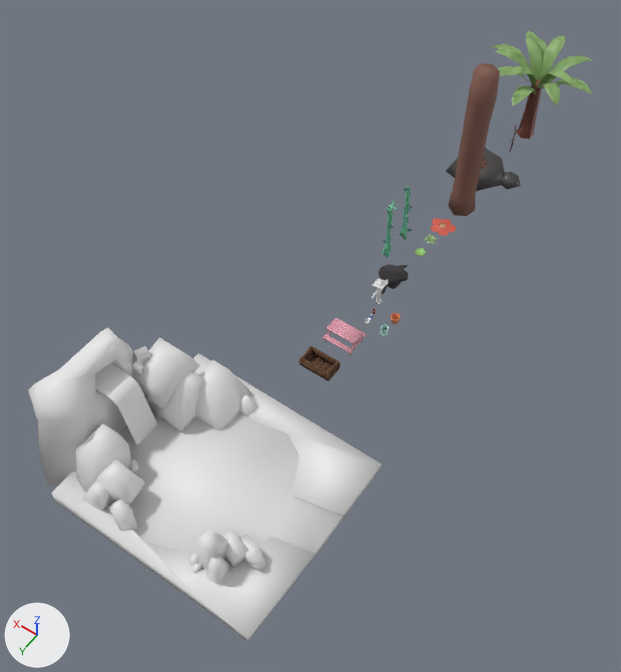
Renders of the FBX model Assets/Art Assets/Environment Assets/Capstone Master File.fbx from each side of a commit.
One viewpoint serves both versions: a camera (50 mm lens) standing at (-23.3, 42.8, 57.1) and looking at (2.3, 6.9, 0.7). Every picture has the same lights, and +X, +Y and +Z are marked at lower left. Where no turn or scale is listed for an object, it has been applied to the vertices.

Names of what the first picture shows: '2 rock', '2 rock.001', '2 rock.002', 'Palm ', 'ROCK.001', 'Table', 'big rock', 'bigTree', 'ground', 'small rock', 'tall rock.001', 'tall rock.002', 'water', 'water pond'.
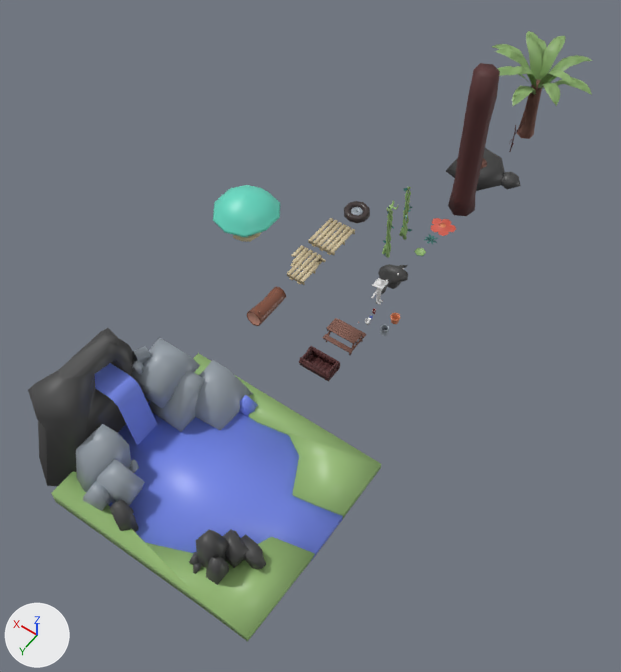
Where the change shows, as pixel boxes (x1, y1, x2, y2) in the pictures (621 x 672 px):
'water pond', recoloured (white to blue)
    both: (109, 395, 343, 561)
'ground', recoloured (white to green)
    both: (51, 353, 381, 642)
'2 rock.002', recoloured
    both: (28, 328, 150, 487)
'big rock', recoloured
    both: (132, 337, 253, 432)
'Bounce Mushroom', added (cyan)
    after: (213, 185, 280, 242)
'water', recoloured (grey to blue)
    both: (95, 363, 157, 445)
'2 rock', recoloured
    both: (76, 424, 139, 492)
'tall rock.002', recoloured (white to grey)
    both: (83, 459, 145, 511)
'tall rock.001', recoloured
    both: (196, 530, 229, 585)
'small rock', recoloured (white to grey)
    both: (223, 529, 266, 569)
'Palette', added (beige)
    after: (308, 218, 355, 255)
'Palette Broken', added (beige)
    after: (287, 245, 326, 285)
'Table', recoloured (pink to brown)
    both: (322, 318, 366, 355)
'Log', added (brown)
    after: (246, 287, 286, 326)
'2 rock.001', recoloured (white to grey)
    both: (109, 500, 139, 532)
'Circle', added
    after: (344, 201, 370, 223)

The change, as a list of edits to the scene's bpy script:
```text
Change me_cube_007:
    where me_cube_007.from_pydata(...)  # 38 vertices, 31 faces; spans x -2.26..1.5, y -3.58..-1.32, z -1.19..1.28
    add me_cube_007.materials.append(mat_grey)  # dark grey #474747
Change me_cube_005:
    where me_cube_005.from_pydata(...)  # 212 vertices, 166 faces; spans x -1.39..1.39, y -1.2..1.2, z -1.4..0.04
    remove me_cube_005.materials.append(mat_table_001)  # pink #e7a2b2
    add me_cube_005.materials.append(mat_light_brown)  # brown #845d51
Change me_cube_012:
    where me_cube_012.from_pydata(...)  # 36 vertices, 29 faces; spans x -1.2..0.94, y -1.09..0.96, z -1.08..1.59
    add me_cube_012.materials.append(mat_grey)  # dark grey #474747
Change me_cube_009:
    where me_cube_009.from_pydata(...)  # 32 vertices, 28 faces; spans x -1.45..0.71, y -0.97..1.68, z -4.17..1.92
    add me_cube_009.materials.append(mat_grey)  # dark grey #474747
Change me_cube_013:
    where me_cube_013.from_pydata(...)  # 89 vertices, 66 faces; spans x -3.95..3.64, y -4.25..1.98, z -1.94..5.01
    add me_cube_013.materials.append(mat_silver)  # grey #97a0a9
Change me_plane:
    where me_plane.from_pydata(...)  # 28 vertices, 13 faces; spans x -3.14..0.89, y -1.26..1.02, z -5.15..0.0
    add me_plane.materials.append(mat_blue)  # blue #7488eb
Change me_cube_008:
    where me_cube_008.from_pydata(...)  # 34 vertices, 28 faces; spans x -7.9..10.3, y -2.9..13.2, z -0.8..0.7
    add me_cube_008.materials.append(mat_green)  # green #97bc76
Change me_cube_015:
    where me_cube_015.from_pydata(...)  # 47 vertices, 45 faces; spans x -2.36..2.53, y -4.47..6.15, z -0.77..8.96
    add me_cube_015.materials.append(mat_grey)  # dark grey #474747
Change me_cube_014:
    where me_cube_014.from_pydata(...)  # 36 vertices, 29 faces; spans x -1.9..1.4, y -1.84..2.67, z -2.27..3.36
    add me_cube_014.materials.append(mat_silver)  # grey #97a0a9
Change me_cube_010:
    where me_cube_010.from_pydata(...)  # 32 vertices, 28 faces; spans x -1.44..2.25, y -1.12..2.24, z -3.43..1.58
    add me_cube_010.materials.append(mat_silver)  # grey #97a0a9
Change me_cube:
    where me_cube.from_pydata(...)  # 36 vertices, 28 faces; spans x -7.8..10.1, y -7.0..7.4, z -4.7..-2.6
    add me_cube.materials.append(mat_blue)  # blue #7488eb
Add ob_log:
    ob_log = bpy.data.objects.new('Log', me_cylinder_007)  # 172 vertices, 170 faces; spans x -0.79..0.79, y -1.77..2.05, z -0.75..1.06; in mat_log_brown (brown #814f3c), mat_log_light_brown (brown #cc9482)
    ob_log.location = (7.5, 5.9, 0.1)
Add ob_palette_broken:
    ob_palette_broken = bpy.data.objects.new('Palette Broken', me_cube_016)  # 144 vertices, 120 faces; spans x -1.52..1.35, y -1.79..1.79, z -0.49..0.04; in mat_light_yellow (beige #d1c09b)
    ob_palette_broken.location = (7.9, 0.5, 0.4)
Add ob_bounce_mushroom:
    ob_bounce_mushroom = bpy.data.objects.new('Bounce Mushroom', me_circle_006)  # 576 vertices, 568 faces; spans x -2.88..3.1, y -3.21..3.1, z -0.14..4.67; in mat_light_yellow (beige #d1c09b), mat_cyan (cyan #65d9c2)
    ob_bounce_mushroom.location = (14.2, 0.0, 0.0)
Add ob_palette:
    ob_palette = bpy.data.objects.new('Palette', me_cube_017)  # 96 vertices, 72 faces; spans x -1.52..1.35, y -1.79..1.79, z -0.49..0.04; in mat_light_yellow (beige #d1c09b)
    ob_palette.location = (7.8, -4.0, 0.4)
Add ob_circle:
    ob_circle = bpy.data.objects.new('Circle', me_circle_005)  # 260 vertices, 260 faces; spans x -1.2..1.2, y -1.26..1.26, z -0.08..0.61; in mat_silver (grey #97a0a9), mat_black (black #3e3432)
    ob_circle.location = (7.5, -7.9, 0.1)
```
